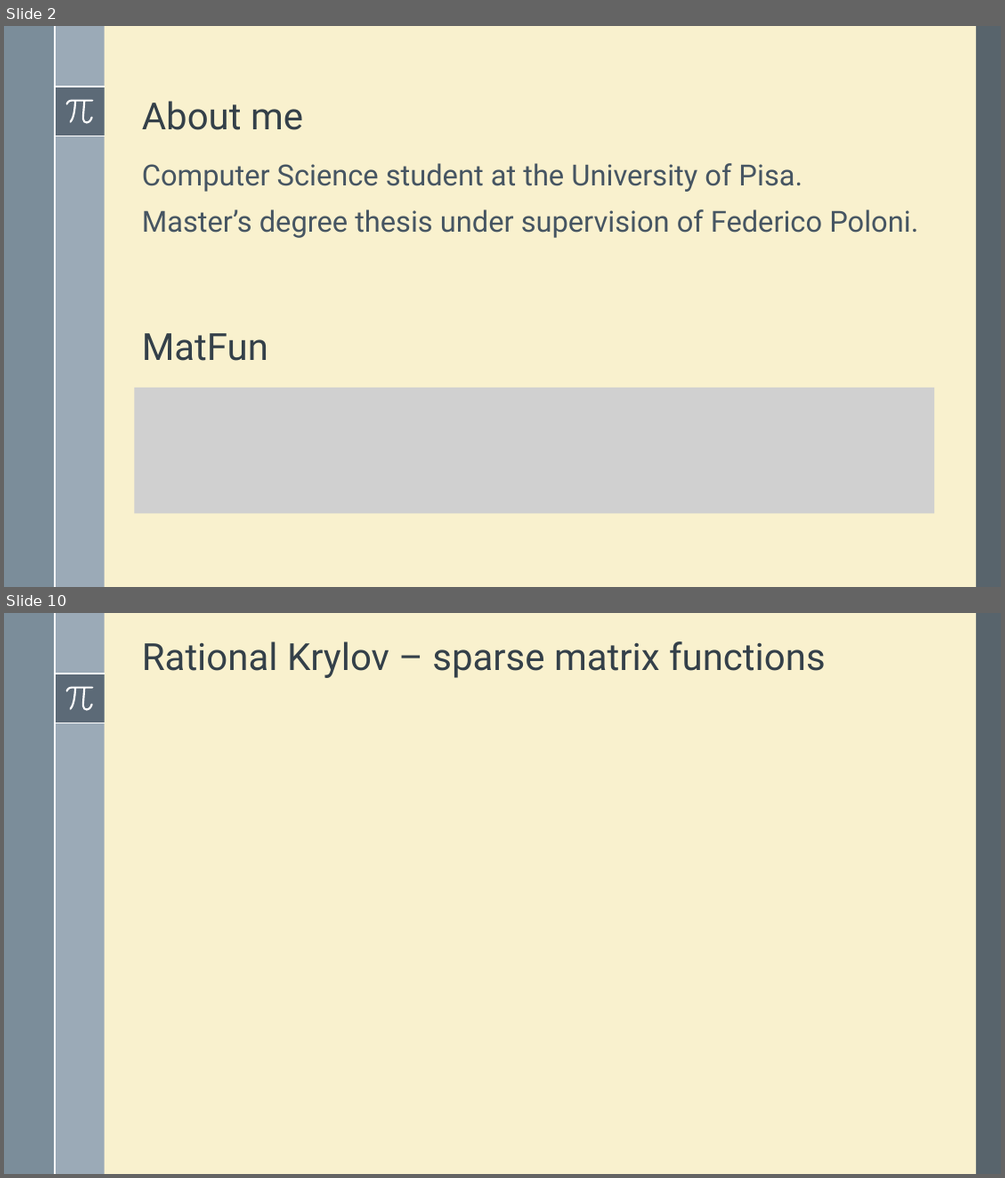
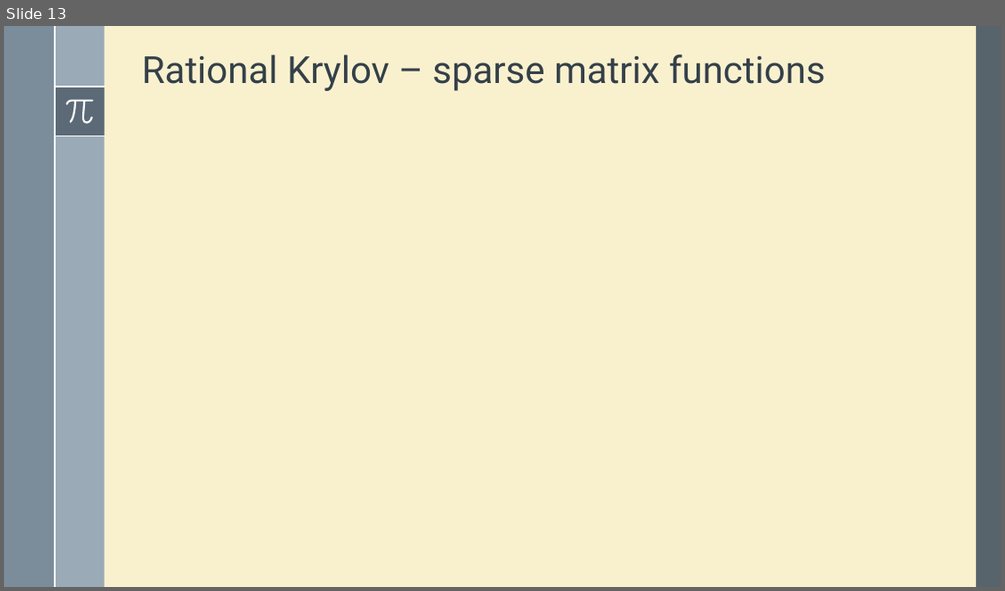
Before and after one commit to robzan8/MatFun.jl, a slide deck: docs/slides pd2ggaln/MatFun.pptx. Shown one above the other, each under a label of ours: slides 2 and 10 before the commit, slide 13 after it; the slides between them are not shown. The pictures are 1005x1178 and 1005x591 pixels, drawn with LibreOffice and Linux fonts; fonts in the diff are those of the drawing; grey boxes stand for pictures. Boxes give left, top, right and bottom in pixels: in the first picture for what was removed or moved away, otherwise in the second. Text is boxed around its words. In the diff, an @@ line names an element or a change of style, - is before the commit and + after.

```diff
--- a/docs/slides pd2ggaln/MatFun.pptx
+++ b/docs/slides pd2ggaln/MatFun.pptx
@@ slide 2 removed at [4,26,1001,587], background #F9F1CE; not listed: 8 template elements that a slide beside it also shows @@
@@ title removed at [142,101,303,130] @@
-About me
@@ text removed at [142,163,918,238] @@
-Computer Science student at the University of Pisa.
-Master’s degree thesis under supervision of Federico Poloni.
@@ text removed at [142,333,268,361] @@
-MatFun
@@ picture removed at [134,387,934,514] @@
@@ what was slide 10 is now slide 13 @@
```
Also in this commit, not shown: 11 slides changed, 6 slides added, 4 other files.
